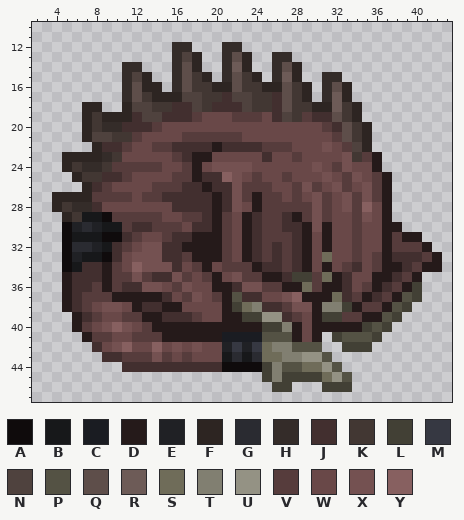
Pixel-art sprite, stored at Resources/Textures/_RMC14/Mobs/Xenonids/Lurker/vampire_lurker.rsi/sleeping.png. Above is the file before it was changed.
The file is 48x48 pixels. Colours within 5 levels of each other are drawn and written as one. Shown: x 2..43, y 10..47.
Palette (. is transparent): A #0f0b0c  B #17181a  C #1a1c22  D #251a1a  E #202125  F #2d2522  G #2a2b31  H #342c29  J #422f2f  K #423733  L #424035  M #363842  N #4f423e  P #545244  Q #5e4e4a  R #6d5b57  S #6f6c59  T #817f71  U #949284  V #563c3c  W #694848  X #745151  Y #876060
And afterwards:
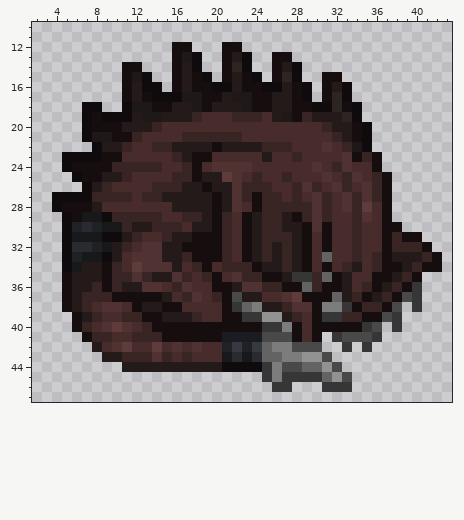
What changed:
colour D: #251a1a -> #160e0e
colour J: #422f2f -> #251a1a
colour L: #424035 -> #363636
colour N: #4f423e -> #1e1818
colour P: #545244 -> #494949
colour S: #6f6c59 -> #636363
colour T: #817f71 -> #7c7c7c
colour U: #949284 -> #929292
colour V: #563c3c -> #392424
colour W: #694848 -> #482b2b
colour X: #745151 -> #503232
colour Y: #876060 -> #5f3c3c
Changed rows in their new state; - is a pixel that keeps its letter.
first column x 4:
12 ------------DD---DD-------------
13 ------------D-A--DJA--DD--------
14 -------DD---DJA--DFA--DJA-------
15 -------D-A--DJDA-DJDA-DFA--DD---
16 -------DJAA-DJDDAAJDDAAJDA-DJA--
17 -------DJDAAA--DD---DD-JDA-DFA--
18 ---AA--A--DD---D----DD-JDDAAFDA-
19 ---ADAAA----------------D---JFA-
20 ---ADDD----------------------JDA
21 ---A--DD---------------------JDA
22 ----A--------------------------A
23 -AAAADD-----------------------D-
24 -ADDDD--------------------------
25 --ADD---------------------------
26 ---A----------------------------
27 AAAA----------------------------
28 ADDD----------------------------
29 -AD-----------------------------
first column x 34:
38 -----.L
40 ---.L--
42 .------
Changed places in both pictures, as pixel boxes (x1, y1, x2, y2):
changed: (52, 42, 442, 392)
